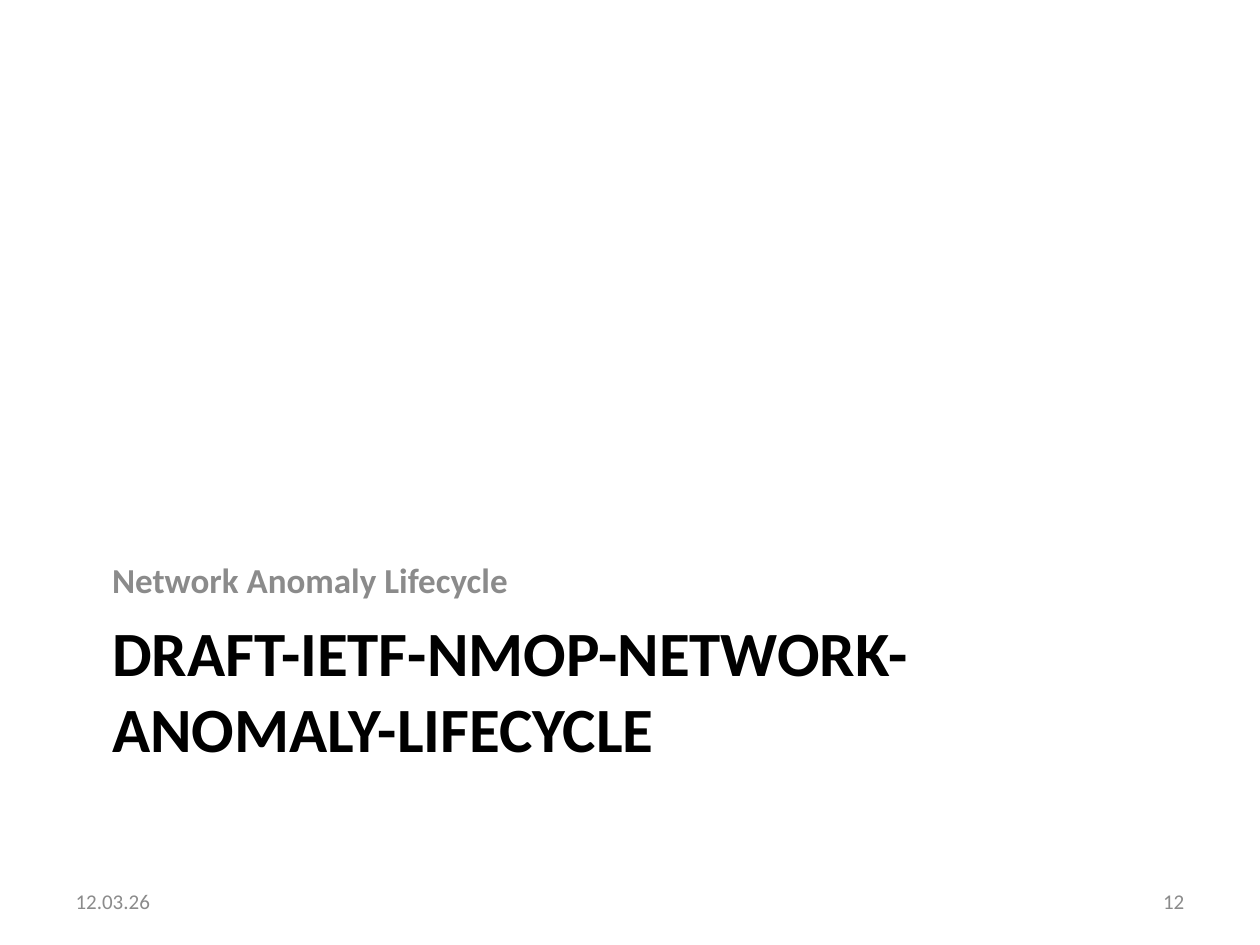
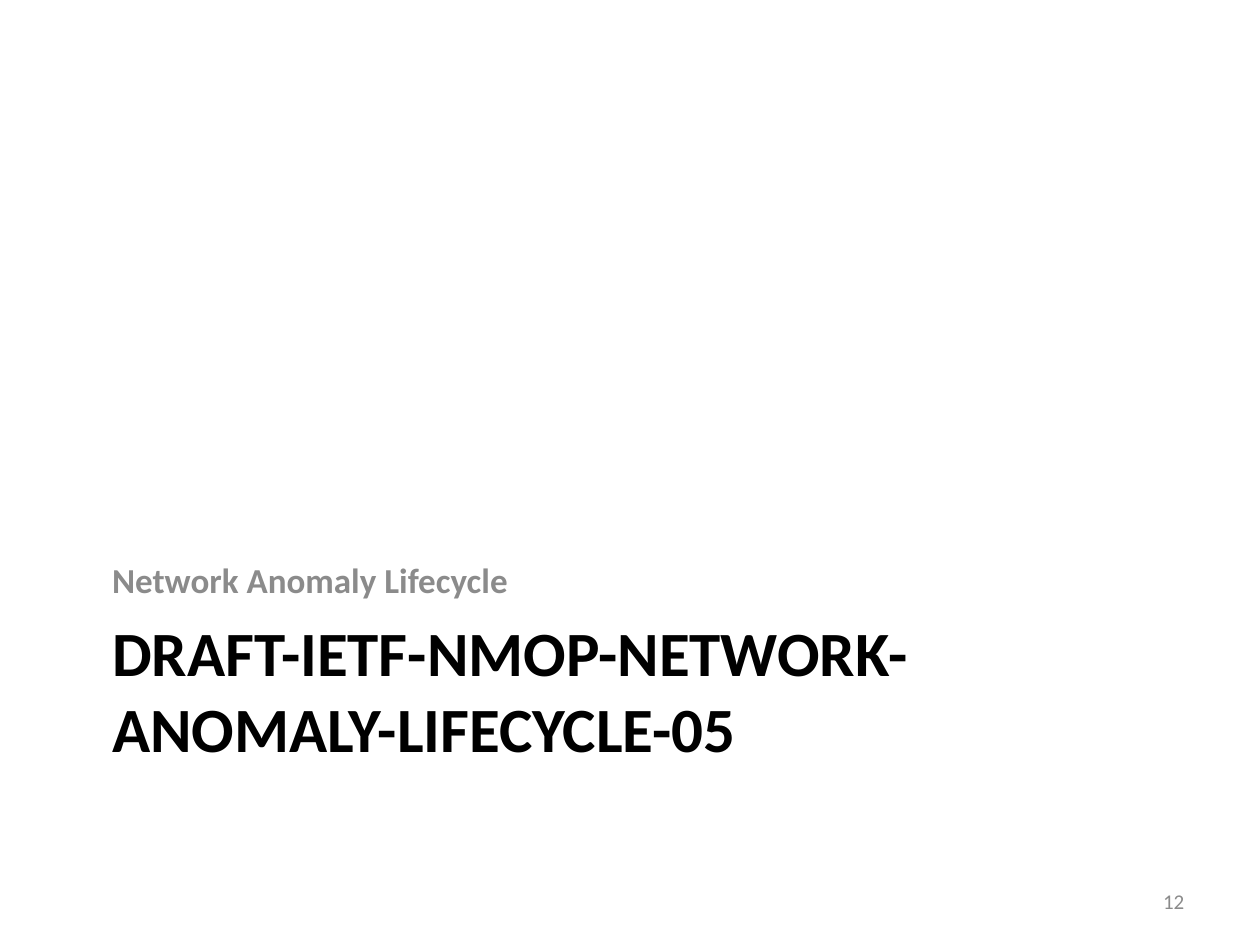
Before and after one commit to network-analytics/ietf-network-analytics-document-status, a slide deck: slide 12 of 125/NMOP/draft-ietf-nmop-network-anomaly-architecture-semantics-lifecycle.pptx. Drawn at 1260x945 pixels with LibreOffice and Linux fonts; fonts in the diff are those of the drawing. Boxes give left, top, right and bottom in pixels: in the first picture for what was removed or moved away, otherwise in the second. Text is boxed around its words. In the diff, an @@ line names an element or a change of style, - is before the commit and + after.

Commit message:
update anomaly detection slides: bullet points, update date, etc

```diff
--- a/125/NMOP/draft-ietf-nmop-network-anomaly-architecture-semantics-lifecycle.pptx
+++ b/125/NMOP/draft-ietf-nmop-network-anomaly-architecture-semantics-lifecycle.pptx
@@ title at (112, 634, 908, 753): text changed @@
-DRAFT-IETF-NMOP-NETWORK-ANOMALY-LIFECYCLE
+DRAFT-IETF-NMOP-NETWORK-ANOMALY-LIFECYCLE-05
@@ text removed at (76, 895, 150, 909) @@
-12.03.26
```
Also in this commit, not shown: 14 other slides changed, 1 other file.
